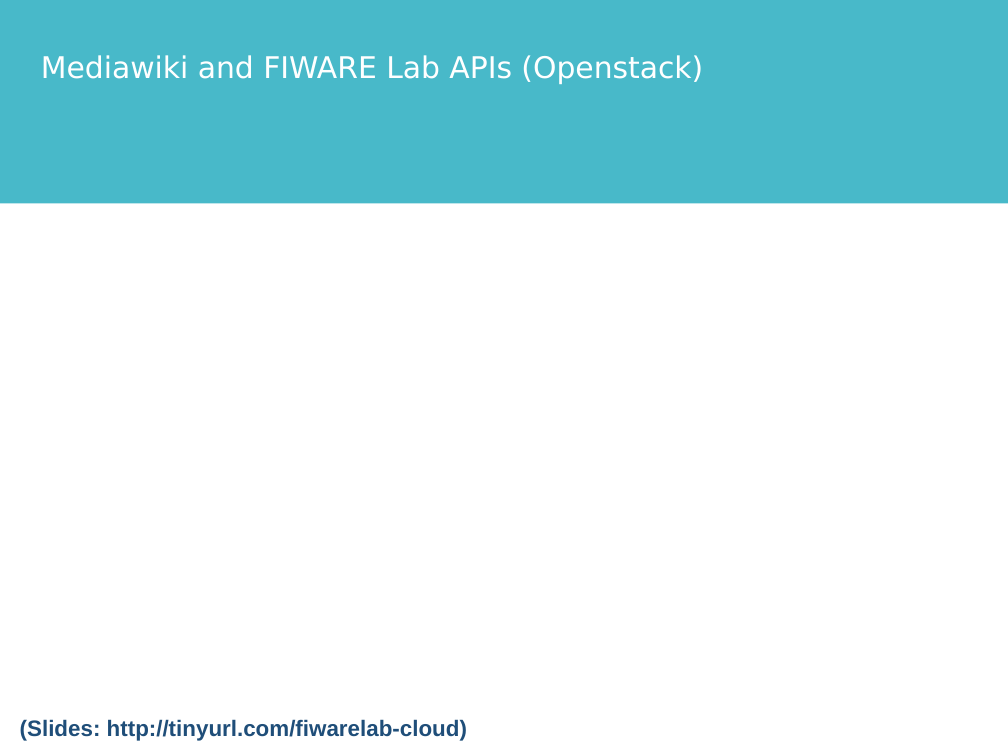
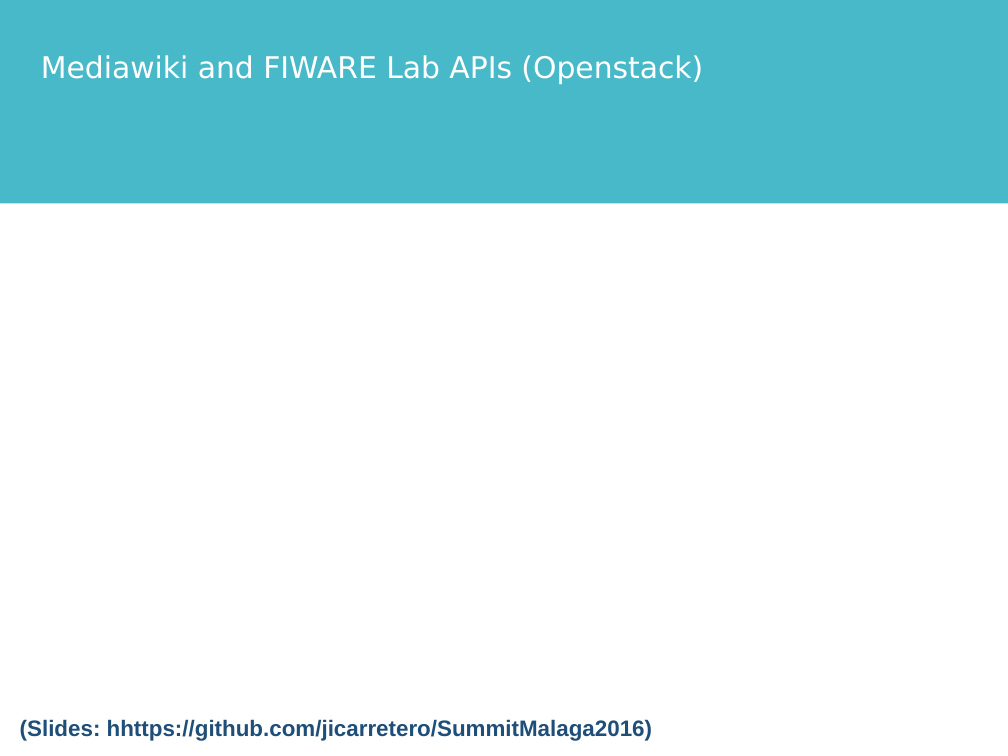
Before and after one commit to jicarretero/SummitMalaga2016, a slide deck: slide 3 of FiwareMalaga.odp. Drawn at 1008x756 pixels with LibreOffice and Linux fonts; fonts in the diff are those of the drawing; background and template pictures are left out. Boxes give left, top, right and bottom in pixels: in the first picture for what was removed or moved away, otherwise in the second. Text is boxed around its words. In the diff, an @@ line names an element or a change of style, - is before the commit and + after.

Commit message:
Changes to url in presentation

```diff
--- a/FiwareMalaga.odp
+++ b/FiwareMalaga.odp
@@ text at box(20, 719, 652, 741): text changed @@
-(Slides: http://tinyurl.com/fiwarelab-cloud)
+(Slides: hhttps://github.com/jicarretero/SummitMalaga2016)
```
Also in this commit, not shown: 3 other slides changed, 2 slides added, 2 slides removed.
